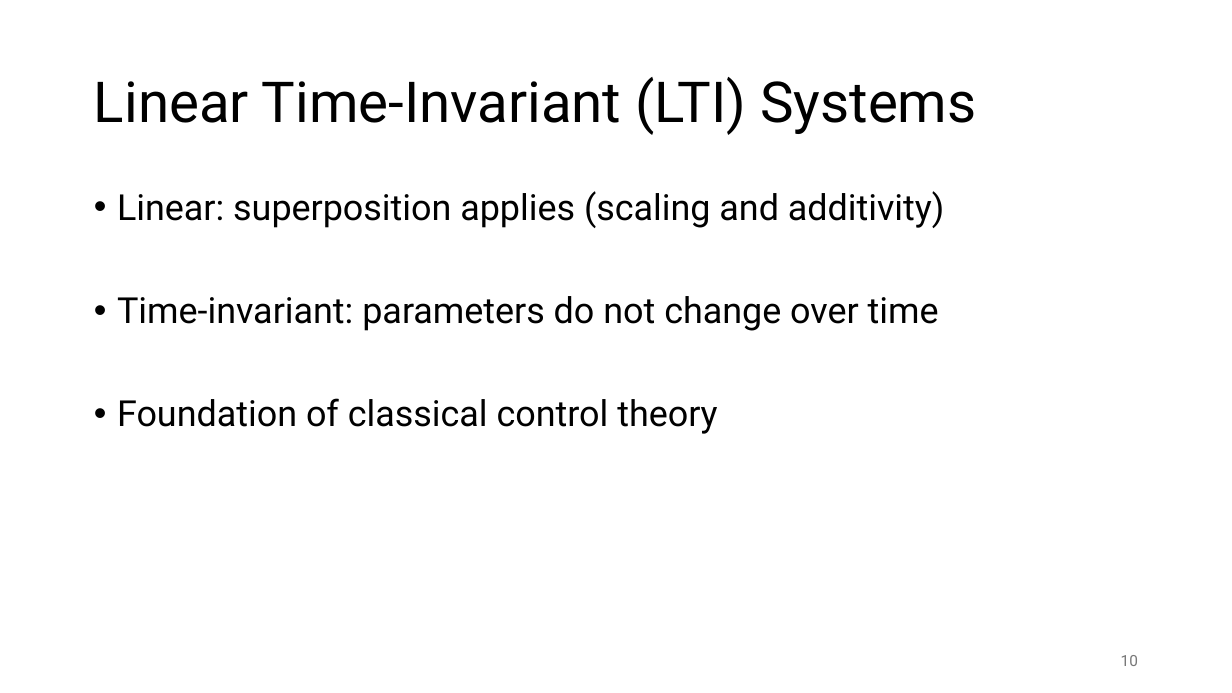
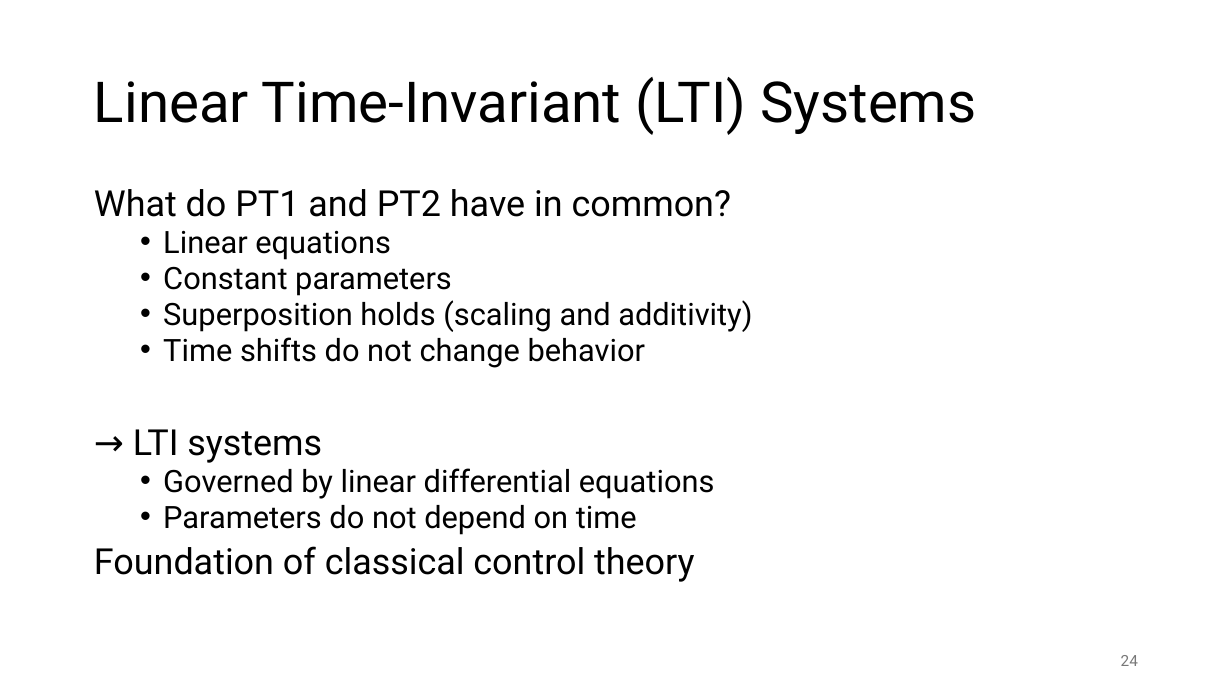
Before and after one commit to FelixWick/control_engineering, a slide deck: slide 24 of slides/1_systems.pptx (slide 10 before the commit). Drawn at 1232x693 pixels with LibreOffice and Linux fonts; fonts in the diff are those of the drawing. Boxes give left, top, right and bottom in pixels: in the first picture for what was removed or moved away, otherwise in the second. Text is boxed around its words. In the diff, an @@ line names an element or a change of style, - is before the commit and + after.

Commit message:
more systems slides

```diff
--- a/slides/1_systems.pptx
+++ b/slides/1_systems.pptx
@@ text at [94, 189, 752, 535]: text changed; size 28 to 24 pt @@
-• Linear: superposition applies (scaling and additivity)
-• Time-invariant: parameters do not change over time
+What do PT1 and PT2 have in common?
+  • Linear equations
+  • Constant parameters
+  • Superposition holds (scaling and additivity)
+  • Time shifts do not change behavior
+→ LTI systems
+  • Governed by linear differential equations
+  • Parameters do not depend on time
@@ text at [94, 546, 694, 582]: bullet • to none; line spacing 0.9 to 0.8 @@
@@ page number at [1121, 655, 1138, 666]: text changed @@
-10
+24
```
Also in this commit, not shown: 8 other slides changed, 11 slides added.
